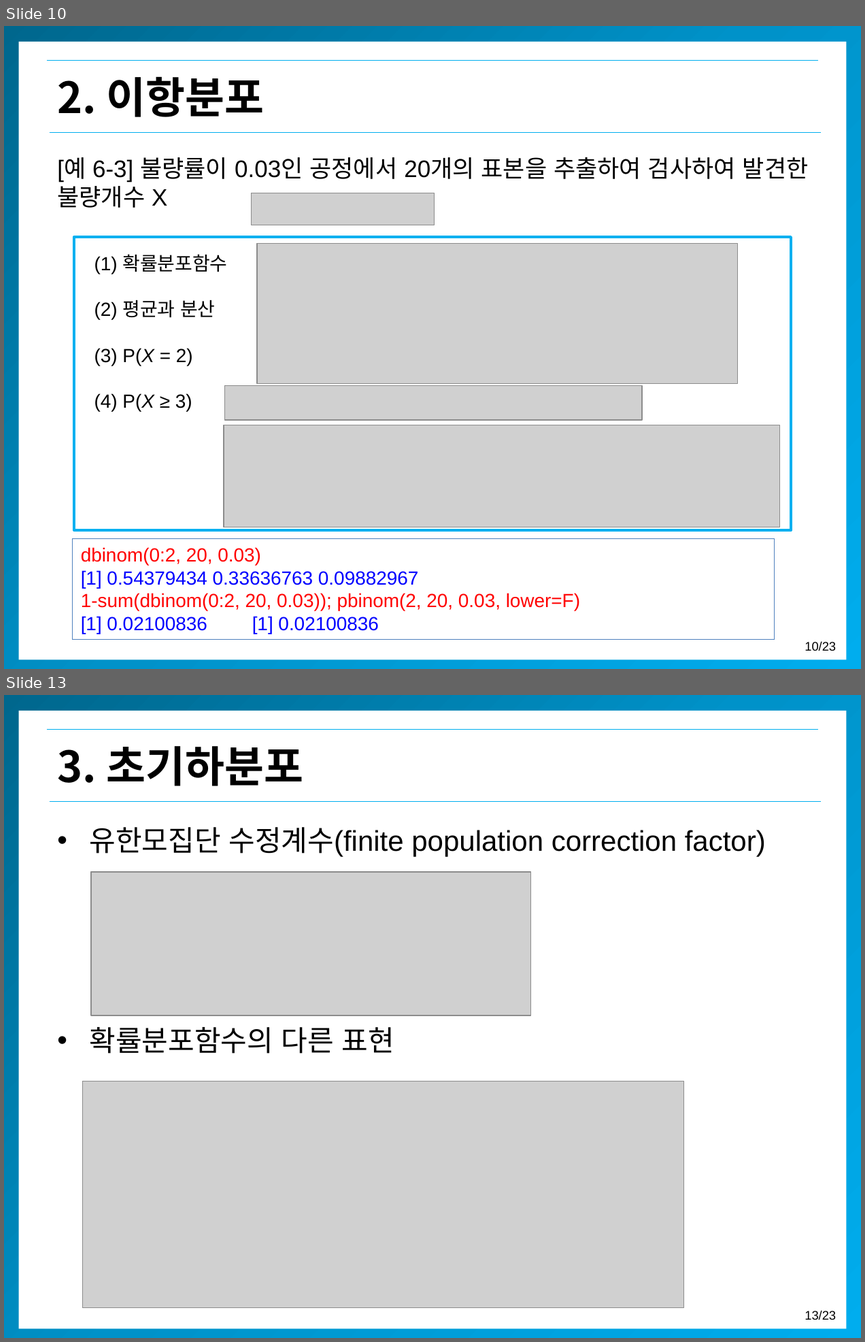
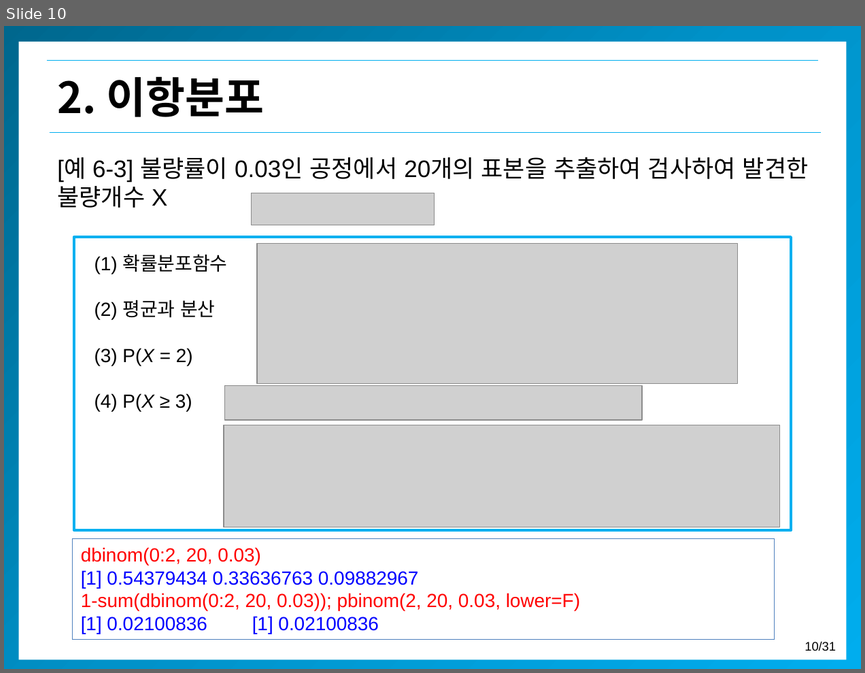
Before and after one commit to misdb/statistics, a slide deck: .gitbook/assets/chapter-04-3-kor (1).pptx. Shown one above the other, each under a label of ours: slides 10 and 13 before the commit, slide 10 after it; the slides between them are not shown. The pictures are 865x1342 and 865x673 pixels, drawn with LibreOffice and Linux fonts; fonts in the diff are those of the drawing; grey boxes stand for pictures; background and template pictures are left out. Boxes give left, top, right and bottom in pixels: in the first picture for what was removed or moved away, otherwise in the second. Text is boxed around its words. In the diff, an @@ line names an element or a change of style, - is before the commit and + after.

```diff
--- a/.gitbook/assets/chapter-04-3-kor (1).pptx
+++ b/.gitbook/assets/chapter-04-3-kor (1).pptx
@@ slide 13 removed at (4,695,861,1338), background #FFFFFF; not listed: 5 template elements that a slide beside it also shows @@
@@ text removed at (57,746,303,786) @@
-3. 초기하분포
@@ text removed at (90,827,766,1053) @@
-• 유한모집단 수정계수(finite population correction factor)
-• 확률분포함수의 다른 표현
@@ picture removed at (92,872,531,1015) @@
@@ picture removed at (82,1081,683,1307) @@
@@ page number at (804,641,836,651): text changed @@
-10/23
+10/31
```
Also in this commit, not shown: 1 slide changed, 6 other slides removed, 8 other files.
